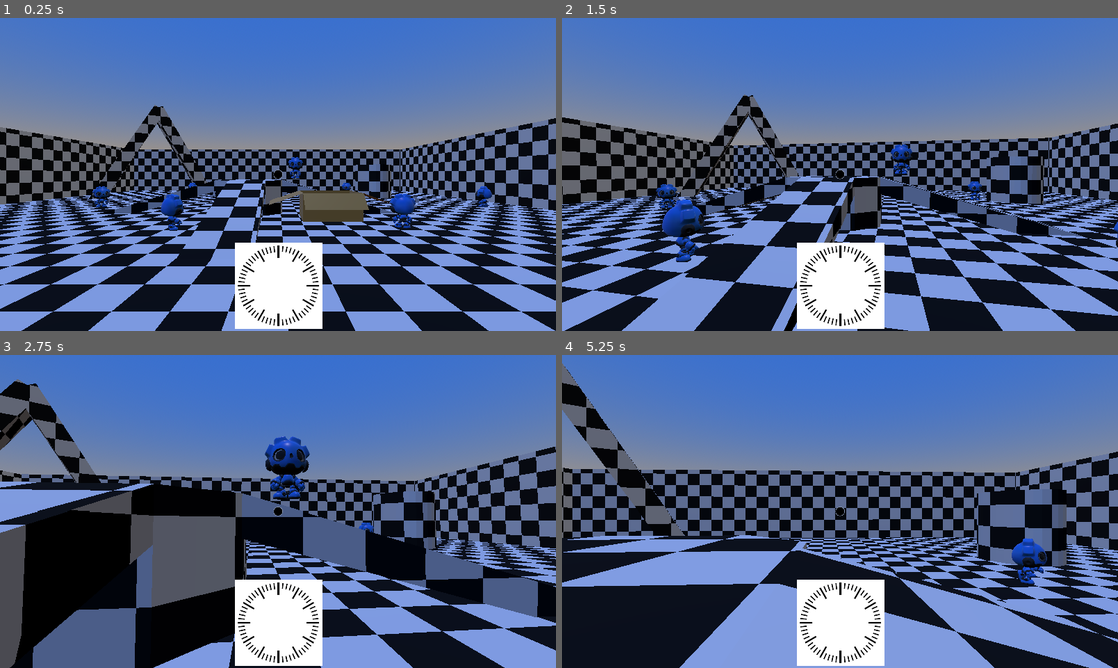
Above: before the commit, frames 1-4 (two rows, left to right).
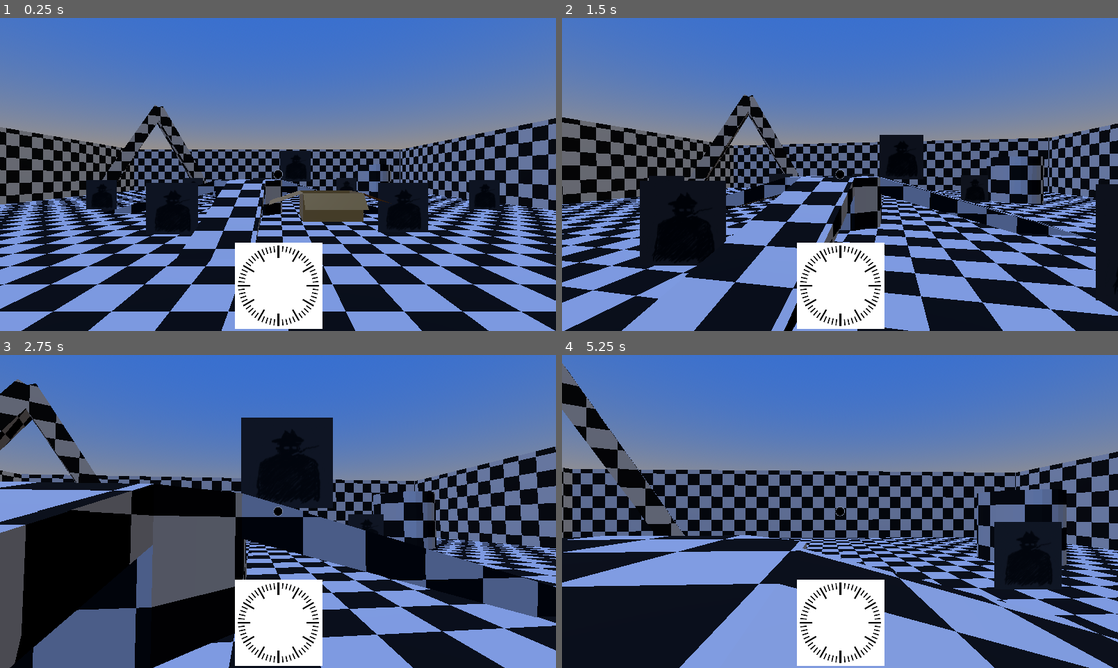
Above: after the commit, the same moments.

Repository: apet2929/brackeys-jam-16
Game: Godot game, scene res://scenes/main.tscn
Same seed, same stepped clock (60 frames per second), same inputs: the game is played once before the commit and once after it.
Inputs (mouse positions are in pixels of both pictures, inside the frame that each line leads up to):
- Up to frame 1 (0.25 s): no input
- Up to frame 2 (1.5 s): tap Enter (ui_accept) at 0.5 s; move the mouse to (867, 174) at 0.52 s; hold W (forward) from 0.53 s (still down); right-click (867, 174) at 0.6 s; click (867, 174) at 0.67 s; tap Space (jump) at 0.77 s; move the mouse to (812, 174) at 1.27 s; tap Ctrl (crouch) at 1.35 s; click (812, 174) at 1.42 s
- Up to frame 3 (2.75 s): keep holding W (forward); tap Space (jump) at 1.52 s; right-click (250, 511) at 1.55 s; move the mouse to (289, 505) at 2.02 s; right-click (289, 505) at 2.1 s; click (289, 505) at 2.17 s
- Up to frame 4 (5.25 s): keep holding W (forward); move the mouse to (834, 517) at 2.77 s; right-click (834, 517) at 2.85 s; click (834, 517) at 2.92 s; tap Space (jump) at 3.02, 3.77, 4.52 s; move the mouse to (878, 514) at 3.52 s; hold Ctrl (crouch) 3.53-4.28 s; click (878, 514) at 3.67 s; right-click (878, 514) at 3.8 s; tap Escape (ui_cancel) at 4.15 s; move the mouse to (795, 508) at 4.27 s; right-click (795, 508) at 4.35 s; click (795, 508) at 4.42 s; move the mouse to (845, 511) at 5.02 s; right-click (845, 511) at 5.1 s; click (845, 511) at 5.17 s

The runs differ from the first frame. In frame 1, 2.9% of the frame differs, in the area x 15-90%, y 42-70%; in frame 2, 4.1%, in the area x 14-100%, y 37-91%; in frame 3, 3.9%; in frame 4, 1.7%.

Commit message:
Use sprite for NPCs, make NPCs interactable, uncapture mouse when escape pressed

Diff:
--- /dev/null
+++ b/assets/sprites/guy/guy_animated_sprite.tres
@@ -0,0 +1,17 @@
+[gd_resource type="AnimatedTexture" format=3 uid="uid://c1vpxn2hqoupo"]
+
+[ext_resource type="Texture2D" uid="uid://cpt7isxonv5k6" path="res://assets/sprites/guy/guy0.png" id="1_gm22f"]
+[ext_resource type="Texture2D" uid="uid://cs3bxcop8yr6y" path="res://assets/sprites/guy/guy1.png" id="2_qxhja"]
+[ext_resource type="Texture2D" uid="uid://c6xomqansxta1" path="res://assets/sprites/guy/guy2.png" id="3_vv588"]
+[ext_resource type="Texture2D" uid="uid://bct46wup3fgip" path="res://assets/sprites/guy/guy3.png" id="4_23mml"]
+
+[resource]
+frames = 4
+frame_0/texture = ExtResource("1_gm22f")
+frame_0/duration = 0.2
+frame_1/texture = ExtResource("2_qxhja")
+frame_1/duration = 0.2
+frame_2/texture = ExtResource("3_vv588")
+frame_2/duration = 0.2
+frame_3/texture = ExtResource("4_23mml")
+frame_3/duration = 0.2
--- a/project.godot
+++ b/project.godot
@@ -22,6 +22,10 @@
 [display]
 
 window/stretch/mode="viewport"
+
+[filesystem]
+
+import/blender/enabled=false
 
 [global_group]
 
--- a/assets/gobot/gobot_skin.tscn
+++ b/scenes/gobot_skin.tscn
@@ -1,7 +1,7 @@
 [gd_scene format=3 uid="uid://cy36aygvs66pn"]
 
 [ext_resource type="PackedScene" uid="uid://kod0awm1ha4o" path="res://assets/gobot/model/gobot.glb" id="1_qg1mb"]
-[ext_resource type="Script" uid="uid://mlv3516tvl7r" path="res://assets/gobot/gobot_skin.gd" id="1_rwke8"]
+[ext_resource type="Script" uid="uid://mlv3516tvl7r" path="res://scripts/gobot_skin.gd" id="1_rwke8"]
 [ext_resource type="Texture2D" uid="uid://cfdf62ci74tew" path="res://assets/gobot/textures/closed_eyes.png" id="3_atmtp"]
 [ext_resource type="Texture2D" uid="uid://dq675fmt1rg8c" path="res://assets/gobot/textures/open_eye.png" id="3_aysq5"]
 [ext_resource type="AnimationLibrary" uid="uid://k45w5evgjbtp" path="res://assets/gobot/model/custom/custom_lib.res" id="6_vjupt"]
@@ -2097,7 +2097,7 @@
 
 [node name="gobot" parent="." unique_id=747662793 instance=ExtResource("1_qg1mb")]
 
-[node name="Skeleton3D" parent="gobot/Armature" parent_id_path=PackedInt32Array(747662793, 37060917) index="0" unique_id=1792003774]
+[node name="Skeleton3D" parent="gobot/Armature" parent_id_path=PackedInt32Array(747662793, 1148053212) index="0" unique_id=1126377699]
 bones/0/position = Vector3(0.125361, 0.0989139, 0.0728901)
 bones/0/rotation = Quaternion(0.77254915, 0.10769103, -0.13622104, 0.61074907)
 bones/1/position = Vector3(-0.109875, 0.0989111, -0.0510765)
@@ -2128,12 +2128,12 @@
 bones/24/position = Vector3(0, 0.189977, 0)
 bones/24/rotation = Quaternion(-0.06975651, 4.5896506e-08, 3.0345004e-09, 0.99756414)
 
-[node name="Gobot" parent="gobot/Armature/Skeleton3D" index="0" unique_id=1596305363]
+[node name="Gobot" parent="gobot/Armature/Skeleton3D" index="0" unique_id=1994814007]
 material_overlay = SubResource("StandardMaterial3D_t4001")
 surface_material_override/1 = SubResource("StandardMaterial3D_dqpdt")
 surface_material_override/2 = SubResource("StandardMaterial3D_wi2vo")
 
-[node name="AnimationPlayer" parent="gobot" index="1" unique_id=33478182]
+[node name="AnimationPlayer" parent="gobot" index="1" unique_id=1456363513]
 libraries/ = SubResource("AnimationLibrary_03he3")
 libraries/custom_lib = ExtResource("6_vjupt")
 
--- a/scenes/main.tscn
+++ b/scenes/main.tscn
@@ -88,47 +88,47 @@
 [node name="test_environment" parent="NavigationRegion3D" unique_id=275823156 instance=ExtResource("5_tefeu")]
 transform = Transform3D(1, 0, 0, 0, 1, 0, 0, 0, 1, -2.9075642, -2.787363, 0.5215626)
 
-[node name="npc" parent="." unique_id=2075161850 instance=ExtResource("6_o6xl0")]
+[node name="npc" parent="." unique_id=2075161850 groups=["interactable"] instance=ExtResource("6_o6xl0")]
 transform = Transform3D(-1, 0, -8.742278e-08, 0, 1, 0, 8.742278e-08, 0, -1, 0, -0.5584538, 0)
 speed = 5
 nav_group_name = "nav_group_1"
 
-[node name="npc2" parent="." unique_id=2069918465 instance=ExtResource("6_o6xl0")]
+[node name="npc2" parent="." unique_id=2069918465 groups=["interactable"] instance=ExtResource("6_o6xl0")]
 transform = Transform3D(-0.63916266, 0, -0.76907164, 0, 1, 0, 0.76907164, 0, -0.63916266, -13.056808, -2.5638976, 0)
 speed = 5
 nav_group_name = "nav_group_1"
 
-[node name="npc3" parent="." unique_id=765834564 instance=ExtResource("6_o6xl0")]
+[node name="npc3" parent="." unique_id=765834564 groups=["interactable"] instance=ExtResource("6_o6xl0")]
 transform = Transform3D(-0.9353352, 0, 0.35376275, 0, 1, 0, -0.35376275, 0, -0.9353352, -9.591292, -2.5638976, -7.5988407)
 speed = 5
 nav_group_name = "nav_group_1"
 
-[node name="npc4" parent="." unique_id=1184566875 instance=ExtResource("6_o6xl0")]
+[node name="npc4" parent="." unique_id=1184566875 groups=["interactable"] instance=ExtResource("6_o6xl0")]
 transform = Transform3D(0.863735, 0, 0.5039462, 0, 1, 0, -0.5039462, 0, 0.863735, 12.760259, -2.5638976, 0)
 speed = 5
 nav_group_name = "nav_group_1"
 
-[node name="npc5" parent="." unique_id=379208571 instance=ExtResource("6_o6xl0")]
+[node name="npc5" parent="." unique_id=379208571 groups=["interactable"] instance=ExtResource("6_o6xl0")]
 transform = Transform3D(0.8558364, 0, -0.51724666, 0, 1, 0, 0.51724666, 0, 0.8558364, -5.3361063, -2.5638976, 6.660204)
 speed = 5
 nav_group_name = "nav_group_1"
 
-[node name="npc6" parent="." unique_id=1437014231 instance=ExtResource("6_o6xl0")]
+[node name="npc6" parent="." unique_id=1437014231 groups=["interactable"] instance=ExtResource("6_o6xl0")]
 transform = Transform3D(0.999576, 0, -0.029119164, 0, 1, 0, 0.029119164, 0, 0.999576, 3.9465466, -2.5638976, 6.3275394)
 speed = 5
 nav_group_name = "nav_group_1"
 
-[node name="npc7" parent="." unique_id=6609789 instance=ExtResource("6_o6xl0")]
+[node name="npc7" parent="." unique_id=6609789 groups=["interactable"] instance=ExtResource("6_o6xl0")]
 transform = Transform3D(-0.9758243, 0, -0.2185565, 0, 1, 0, 0.2185565, 0, -0.9758243, 5.6871934, -2.5638967, -7.914255)
 speed = 5
 nav_group_name = "nav_group_1"
 
-[node name="npc8" parent="." unique_id=558792318 instance=ExtResource("6_o6xl0")]
+[node name="npc8" parent="." unique_id=558792318 groups=["interactable"] instance=ExtResource("6_o6xl0")]
 transform = Transform3D(-0.83088654, 0, -0.5564419, 0, 1, 0, 0.5564419, 0, -0.83088654, -2.9630713, -2.5638976, -11.398418)
 speed = 5
 nav_group_name = "nav_group_1"
 
-[node name="npc9" parent="." unique_id=1602290215 instance=ExtResource("6_o6xl0")]
+[node name="npc9" parent="." unique_id=1602290215 groups=["interactable"] instance=ExtResource("6_o6xl0")]
 transform = Transform3D(-0.46567938, 0, -0.8849535, 0, 1, 0, 0.8849535, 0, -0.46567938, -7.656568, -2.5638957, 12.559067)
 speed = 5
 nav_group_name = "nav_group_1"
--- a/scenes/npc.tscn
+++ b/scenes/npc.tscn
@@ -1,8 +1,9 @@
 [gd_scene format=3 uid="uid://bovaiyxxqciui"]
 
 [ext_resource type="Script" uid="uid://c78rd5w6n7ai5" path="res://scripts/npc_movement.gd" id="1_abqhh"]
-[ext_resource type="PackedScene" uid="uid://cy36aygvs66pn" path="res://assets/gobot/gobot_skin.tscn" id="2_rv78h"]
+[ext_resource type="Texture2D" uid="uid://c1vpxn2hqoupo" path="res://assets/sprites/guy/guy_animated_sprite.tres" id="3_7n8xq"]
 [ext_resource type="Script" uid="uid://cokpr7q6t46a0" path="res://scripts/npc_collisions.gd" id="3_rv78h"]
+[ext_resource type="Script" uid="uid://da6cqseo35v3s" path="res://scripts/npc_sprite.gd" id="4_7n8xq"]
 
 [sub_resource type="CapsuleShape3D" id="CapsuleShape3D_5y2tm"]
 radius = 0.5595703
@@ -19,9 +20,6 @@
 transform = Transform3D(1, 0, 0, 0, 1, 0, 0, 0, 1, 0, 0.665612, 0)
 shape = SubResource("CapsuleShape3D_5y2tm")
 
-[node name="GobotSkin2" parent="." unique_id=2033172317 instance=ExtResource("2_rv78h")]
-transform = Transform3D(-1, 0, -8.742278e-08, 0, 1, 0, 8.742278e-08, 0, -1, 0, -0.014291406, 0)
-
 [node name="NavigationAgent3D" type="NavigationAgent3D" parent="." unique_id=201853479]
 avoidance_enabled = true
 height = 1.7
@@ -33,3 +31,10 @@
 [node name="CollisionShape3D" type="CollisionShape3D" parent="Area3D" unique_id=1450279010]
 transform = Transform3D(1, 0, 0, 0, 1, 0, 0, 0, 1, 0, 0.662588, 0)
 shape = SubResource("CapsuleShape3D_ydmyw")
+
+[node name="Sprite3D" type="Sprite3D" parent="." unique_id=1530717926]
+transform = Transform3D(0.2, 0, 0, 0, 0.2, 0, 0, 0, 0.2, 0, 0.8008841, 0)
+billboard = 1
+shaded = true
+texture = ExtResource("3_7n8xq")
+script = ExtResource("4_7n8xq")
--- a/scripts/main.gd
+++ b/scripts/main.gd
@@ -22,6 +22,9 @@
 		first_input_captured = true
 		Input.mouse_mode = Input.MOUSE_MODE_CAPTURED
 
+	if event.is_action_released("ui_cancel"):
+		Input.mouse_mode = Input.MOUSE_MODE_VISIBLE
+
 func increment_time():
 	current_time += 10
 	current_time_updated.emit(current_time)
--- a/scripts/npc_movement.gd
+++ b/scripts/npc_movement.gd
@@ -6,13 +6,14 @@
 
 @onready var nav_agent = $NavigationAgent3D
 @onready var player = %Player
-@onready var skin = $GobotSkin2
+@onready var skin = $Sprite3D
 
 var colliding_player = null
 # State list:
 # 0 = idle
 # 1 = moving
-# 2 = victory pose
+# 2 = chatting
+
 var state = 0
 
 var positions: Array
@@ -77,4 +78,14 @@
 
 	var time_to_wait = randf_range(3.0, 10.0)
 	await get_tree().create_timer(time_to_wait).timeout
-	state = 1
+	if state == 0:
+		state = 1
+
+func interact() -> void:
+	var cutscene = ExampleCutscene.new()
+	self.state = 2
+	cutscene.display()
+	Globals.ui.dialogue_end.connect(on_cutscene_end)
+
+func on_cutscene_end():
+	self.state = 0
--- /dev/null
+++ b/scripts/npc_sprite.gd
@@ -0,0 +1,16 @@
+extends Sprite3D
+
+# Functions called by npc_movement.gd
+# Function declarations originally from gobot_skin.gd
+
+func idle() -> void:
+	pass
+
+func set_move_speed(speed) -> void:
+	pass
+
+func move():
+	pass
+
+func victory_sign():
+	pass
Binary file added: assets/sprites/guy.gif
Binary file added: assets/sprites/guy/guy0.png
Not shown, added: assets/sprites/guy/guy0.png.import
Binary file added: assets/sprites/guy/guy1.png
Not shown, added: assets/sprites/guy/guy1.png.import
Binary file added: assets/sprites/guy/guy2.png
Not shown, added: assets/sprites/guy/guy2.png.import
Binary file added: assets/sprites/guy/guy3.png
Not shown, added: assets/sprites/guy/guy3.png.import
Renamed: assets/gobot/gobot_skin.gd -> scripts/gobot_skin.gd
Renamed: assets/gobot/gobot_skin.gd.uid -> scripts/gobot_skin.gd.uid
Not shown, added: scripts/npc_sprite.gd.uid
